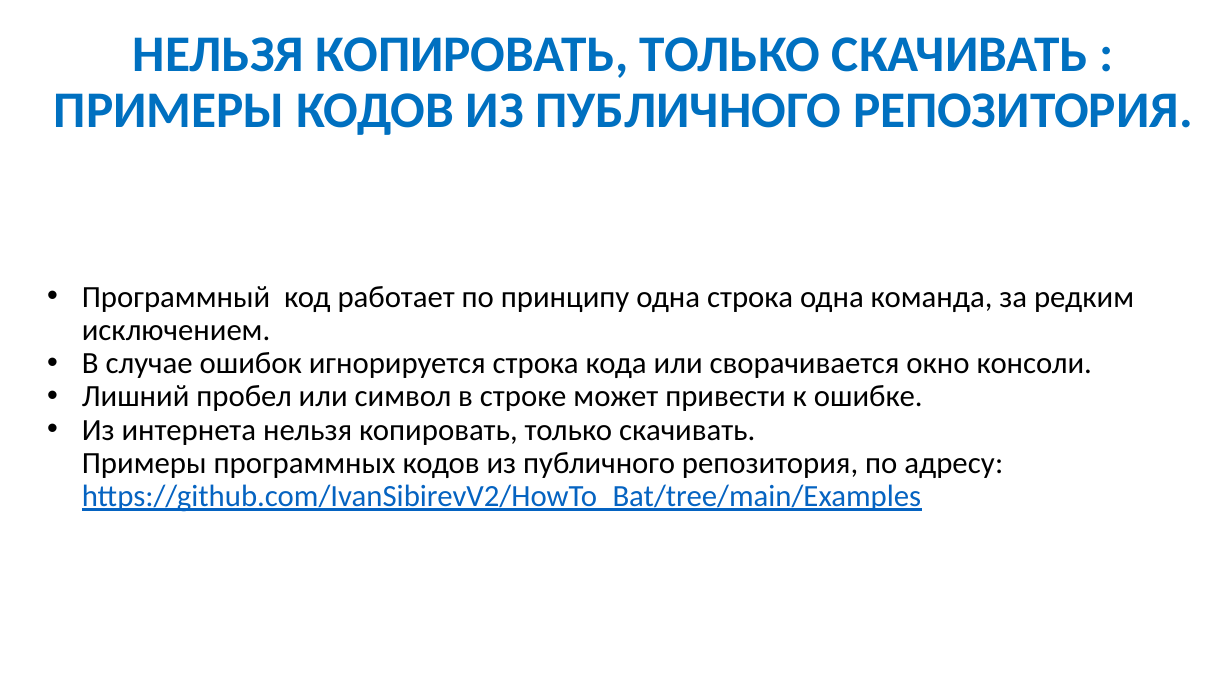
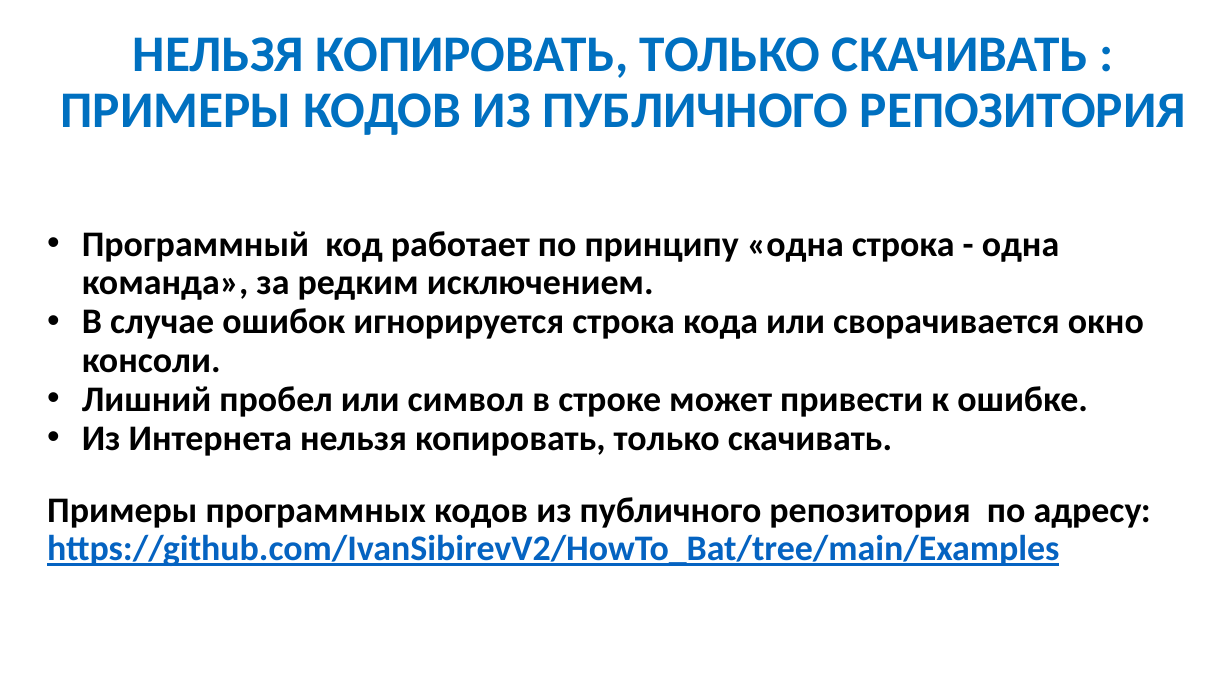
Before and after one commit to IvanSibirevV2/HowTo_Bat, a slide deck: slide 11 of Workshop/WShop.pptx. Drawn at 1232x693 pixels with LibreOffice and Linux fonts; fonts in the diff are those of the drawing. Boxes give left, top, right and bottom in pixels: in the first picture for what was removed or moved away, otherwise in the second. Text is boxed around its words. In the diff, an @@ line names an element or a change of style, - is before the commit and + after.

```diff
--- a/Workshop/WShop.pptx
+++ b/Workshop/WShop.pptx
@@ text at [61,37,1186,135]: text changed @@
-НЕЛЬЗЯ КОПИРОВАТЬ, ТОЛЬКО СКАЧИВАТЬ :
-ПРИМЕРЫ КОДОВ ИЗ ПУБЛИЧНОГО РЕПОЗИТОРИЯ.
+НЕЛЬЗЯ КОПИРОВАТЬ, ТОЛЬКО СКАЧИВАТЬ :
+ПРИМЕРЫ КОДОВ ИЗ ПУБЛИЧНОГО РЕПОЗИТОРИЯ
@@ text at [82,231,1059,300]: text changed; size 24 to 28 pt; bold on @@
-• Программный код работает по принципу одна строка одна команда, за редким исключением.
+• Программный код работает по принципу «одна строка - одна команда», за редким исключением.
@@ text at [82,308,1144,417]: size 24 to 28 pt, bold on in "В случае ошибок игнорируется строка кода или ...", "Лишний пробел или символ в строке может ..." @@
@@ text at [47,426,1151,566]: text changed; size 24 to 28 pt; bold on @@
-• Из интернета нельзя копировать, только скачивать.
-  Примеры программных кодов из публичного репозитория, по адресу:
-  https://github.com/IvanSibirevV2/HowTo_Bat/tree/main/Examples
+• Из Интернета нельзя копировать, только скачивать.
+Примеры программных кодов из публичного репозитория по адресу:
+https://github.com/IvanSibirevV2/HowTo_Bat/tree/main/Examples
```
Also in this commit, not shown: 26 other slides changed, 1 slide removed, 1 other file.
